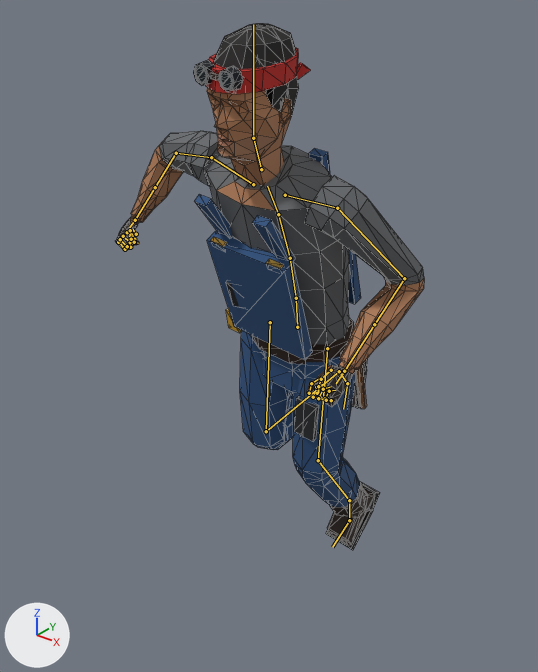
The glTF model output/survivors/unarmed/rico_male_unarmed.glb as it was, and as the next commit left it.
Both versions are drawn from a 50 mm camera at (1.113, -1.524, 1.85) aimed at (-0.16, 0.067, 0.864). Lighting does not change. The marker at lower left points along +X, +Y and +Z. The older version comes first. Both versions are drawn at frame 18 of the action 'Melee_Run_Cycle'; the numbers are the values there. The bones that change, and the others that lie on the model, are drawn over the model as lines. Mesh edges are drawn as thin lines.

The first picture shows 'Rico_Male_Body'.
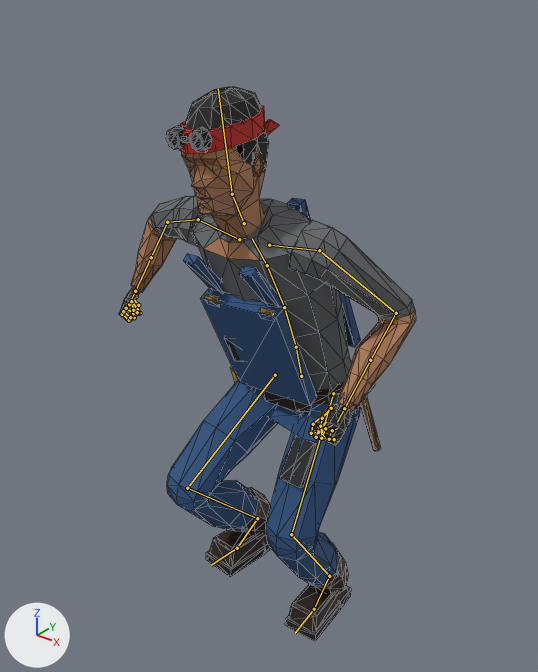
Patch to the scene script:
```diff
--- a/output/survivors/unarmed/rico_male_unarmed.glb.py
+++ b/output/survivors/unarmed/rico_male_unarmed.glb.py
@@ bone_mixamorig_hips @@
 bone_mixamorig_hips = bpy.data.objects['Rico_Male_Armature'].pose.bones['mixamorig:Hips']
-bone_mixamorig_hips.location = (-0.022, 0.0, -0.024)
-bone_mixamorig_hips.rotation_quaternion = (0.99, 0.13, -0.006, -0.048)  # degrees (15, 0, -6)
+bone_mixamorig_hips.location = (0.014, -0.136, -0.007)
+bone_mixamorig_hips.rotation_quaternion = (0.992, 0.126, 0.004, 0.029)  # degrees (15, 0, 3)
@@ bone_mixamorig_leftupleg @@
 bone_mixamorig_leftupleg = bpy.data.objects['Rico_Male_Armature'].pose.bones['mixamorig:LeftUpLeg']  # child of 'mixamorig:Hips'
-bone_mixamorig_leftupleg.rotation_quaternion = (-0.996, -0.087, 0.0, 0.0)  # degrees (10, 0, 0)
+bone_mixamorig_leftupleg.rotation_quaternion = (-0.929, -0.369, 0.0, 0.012)  # degrees (43, 0, -1)
@@ bone_mixamorig_leftleg @@
 bone_mixamorig_leftleg = bpy.data.objects['Rico_Male_Armature'].pose.bones['mixamorig:LeftLeg']  # child of 'mixamorig:LeftUpLeg'
-bone_mixamorig_leftleg.rotation_quaternion = (0.968, -0.252, 0.0, 0.0)  # degrees (-29, 0, 0)
+bone_mixamorig_leftleg.rotation_quaternion = (0.865, -0.5, 0.004, -0.042)  # degrees (-60, -2, -4)
@@ bone_mixamorig_leftfoot @@
 bone_mixamorig_leftfoot = bpy.data.objects['Rico_Male_Armature'].pose.bones['mixamorig:LeftFoot']  # child of 'mixamorig:LeftLeg'
-bone_mixamorig_leftfoot.rotation_quaternion = (0.961, -0.276, 0.0, 0.0)  # degrees (-32, 0, 0)
+bone_mixamorig_leftfoot.rotation_quaternion = (0.961, 0.273, -0.012, 0.042)  # degrees (32, -3, 4)
@@ bone_mixamorig_lefttoebase @@
 bone_mixamorig_lefttoebase = bpy.data.objects['Rico_Male_Armature'].pose.bones['mixamorig:LeftToeBase']  # child of 'mixamorig:LeftFoot'
-bone_mixamorig_lefttoebase.rotation_quaternion = (0.951, 0.309, 0.0, 0.0)  # degrees (36, 0, 0)
+bone_mixamorig_lefttoebase.rotation_quaternion = (1.0, 0.005, 0.0, 0.0)  # degrees (1, 0, 0)
@@ bone_mixamorig_rightupleg @@
 bone_mixamorig_rightupleg = bpy.data.objects['Rico_Male_Armature'].pose.bones['mixamorig:RightUpLeg']  # child of 'mixamorig:Hips'
-bone_mixamorig_rightupleg.rotation_quaternion = (0.996, 0.087, 0.0, 0.0)  # degrees (10, 0, 0)
+bone_mixamorig_rightupleg.rotation_quaternion = (0.816, 0.566, -0.042, -0.112)  # degrees (69, 3, -13)
@@ bone_mixamorig_rightleg @@
 bone_mixamorig_rightleg = bpy.data.objects['Rico_Male_Armature'].pose.bones['mixamorig:RightLeg']  # child of 'mixamorig:RightUpLeg'
-bone_mixamorig_rightleg.rotation_quaternion = (0.714, -0.7, 0.0, 0.0)  # degrees (-89, 0, 0)
+bone_mixamorig_rightleg.rotation_quaternion = (0.661, -0.742, 0.005, 0.115)  # degrees (-96, 10, 8)
@@ bone_mixamorig_rightfoot @@
 bone_mixamorig_rightfoot = bpy.data.objects['Rico_Male_Armature'].pose.bones['mixamorig:RightFoot']  # child of 'mixamorig:RightLeg'
-bone_mixamorig_rightfoot.rotation_quaternion = (1.0, -0.006, 0.0, 0.0)  # degrees (-1, 0, 0)
+bone_mixamorig_rightfoot.rotation_quaternion = (0.917, 0.396, 0.013, -0.044)  # degrees (47, 3, -4)
@@ bone_mixamorig_righttoebase @@
 bone_mixamorig_righttoebase = bpy.data.objects['Rico_Male_Armature'].pose.bones['mixamorig:RightToeBase']  # child of 'mixamorig:RightFoot'
-bone_mixamorig_righttoebase.rotation_quaternion = (0.998, 0.07, 0.0, 0.0)  # degrees (8, 0, 0)
+bone_mixamorig_righttoebase.rotation_quaternion = (1.0, 0.005, 0.0, 0.0)  # degrees (1, 0, 0)
@@ bone_mixamorig_leftforearm @@
 bone_mixamorig_leftforearm = bpy.data.objects['Rico_Male_Armature'].pose.bones['mixamorig:LeftForeArm']  # child of 'mixamorig:LeftArm'
-bone_mixamorig_leftforearm.rotation_quaternion = (0.743, 0.0, 0.0, -0.669)  # degrees (0, 0, -84)
+bone_mixamorig_leftforearm.rotation_quaternion = (0.733, 0.0, 0.0, -0.68)  # degrees (0, 0, -86)
```

Boxes (x1, y1, x2, y2) around the edits, measured in the pictures (538 x 672 px):
'Rico_Male_Body', posed: before (115, 23, 424, 550); after (119, 87, 416, 641)
bone 'mixamorig:Hips', root to tip: before (297, 327) to (296, 298); after (301, 376) to (296, 347)
bone 'mixamorig:LeftUpLeg', root to tip: before (327, 348) to (318, 460); after (333, 393) to (291, 534)
bone 'mixamorig:LeftLeg', root to tip: before (318, 460) to (349, 500); after (291, 534) to (329, 576)
bone 'mixamorig:LeftFoot', root to tip: before (349, 500) to (349, 520); after (329, 576) to (314, 609)
bone 'mixamorig:LeftToeBase', root to tip: before (349, 520) to (332, 547); after (314, 609) to (295, 633)
bone 'mixamorig:RightUpLeg', root to tip: before (270, 322) to (266, 431); after (275, 375) to (187, 488)
bone 'mixamorig:RightLeg', root to tip: before (266, 431) to (339, 371); after (187, 488) to (257, 518)
bone 'mixamorig:RightFoot', root to tip: before (339, 371) to (347, 383); after (257, 518) to (237, 548)
bone 'mixamorig:RightToeBase', root to tip: before (347, 383) to (343, 409); after (237, 548) to (211, 565)
bone 'mixamorig:LeftForeArm', root to tip: before (404, 278) to (374, 324); after (396, 313) to (370, 360)
